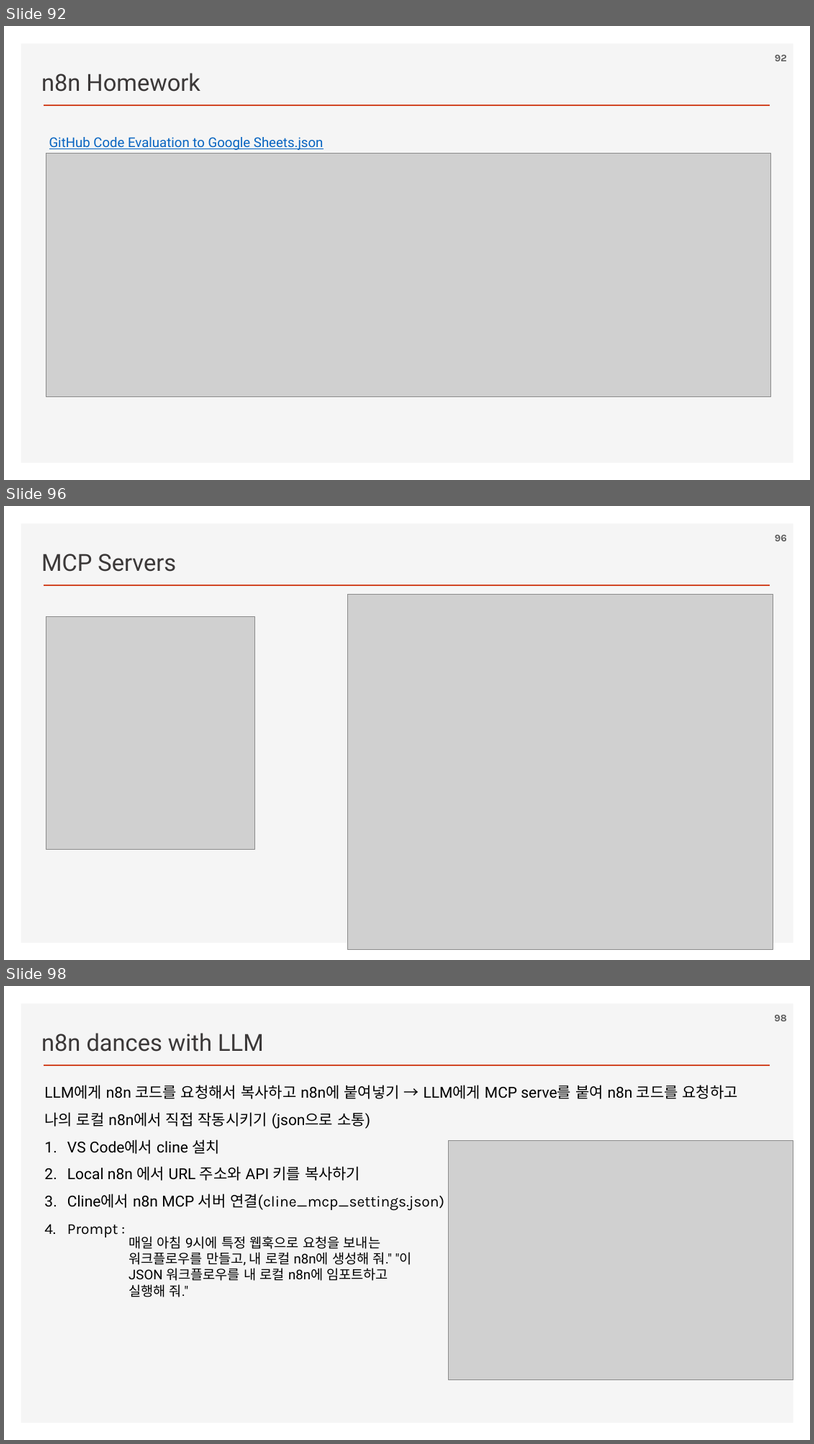
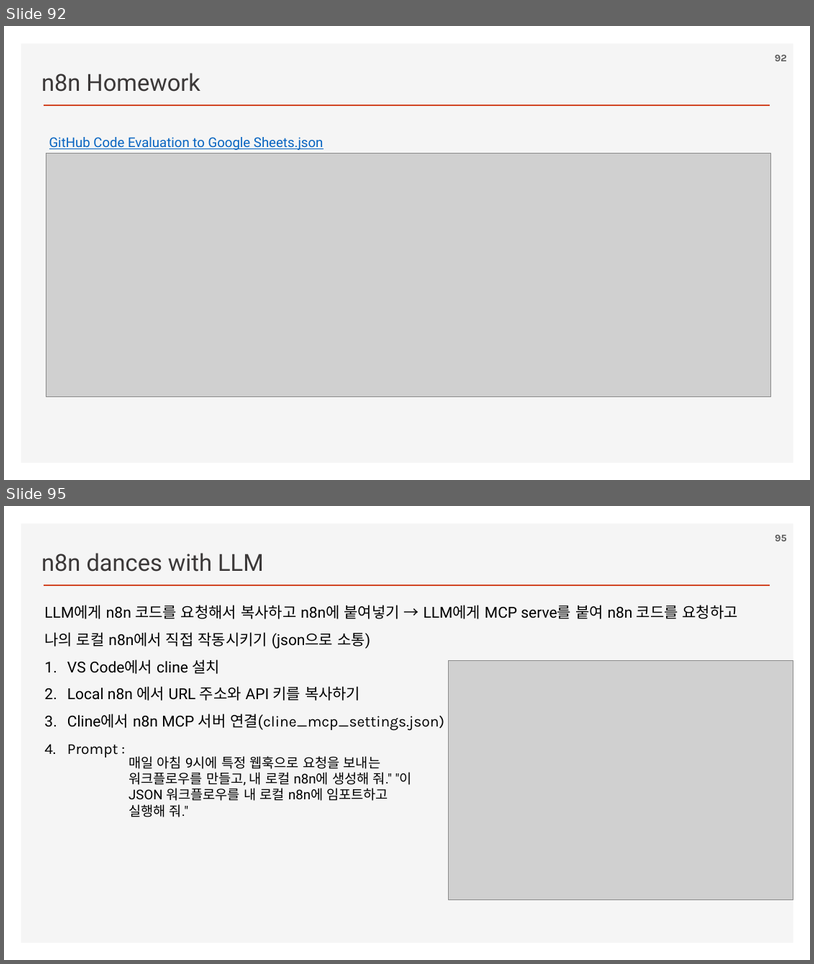
Before and after one commit to ancestor9/2026_Fall_AI-Workflow, a slide deck: PPTs/04_AI Workflow_n8n.pptx. Shown one above the other, each under a label of ours: slides 92, 96 and 98 before the commit, slides 92 and 95 after it; the slides between them are not shown. The pictures are 814x1444 and 814x964 pixels, drawn with LibreOffice and Linux fonts; fonts in the diff are those of the drawing; grey boxes stand for pictures; background and template pictures are left out. Boxes give left, top, right and bottom in pixels: in the first picture for what was removed or moved away, otherwise in the second. Text is boxed around its words. In the diff, an @@ line names an element or a change of style, - is before the commit and + after.

```diff
--- a/PPTs/04_AI Workflow_n8n.pptx
+++ b/PPTs/04_AI Workflow_n8n.pptx
@@ slide 96 removed at (4, 506, 810, 960), background #FFFFFF; not listed: 2 template elements that a slide beside it also shows @@
@@ page number removed at (775, 535, 787, 541) @@
-96
@@ text removed at (41, 554, 176, 572) @@
-MCP Servers
@@ picture removed at (347, 594, 774, 949) @@
@@ picture removed at (46, 617, 255, 849) @@
@@ what was slide 98 is now slide 95 @@
@@ page number at (775, 535, 787, 541): text changed @@
-98
+95
```
Also in this commit, not shown: 4 slides changed, 2 other slides removed.
